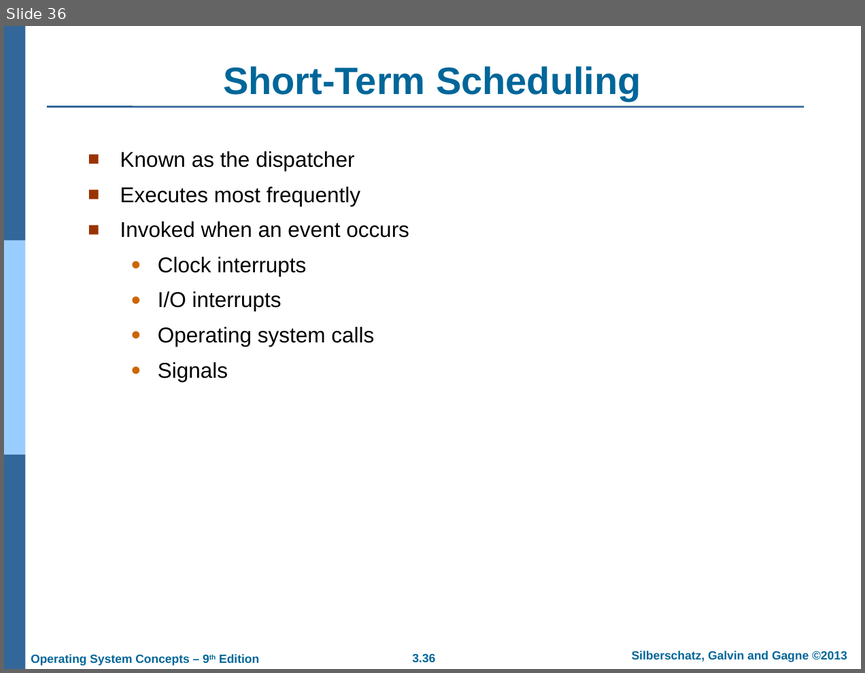
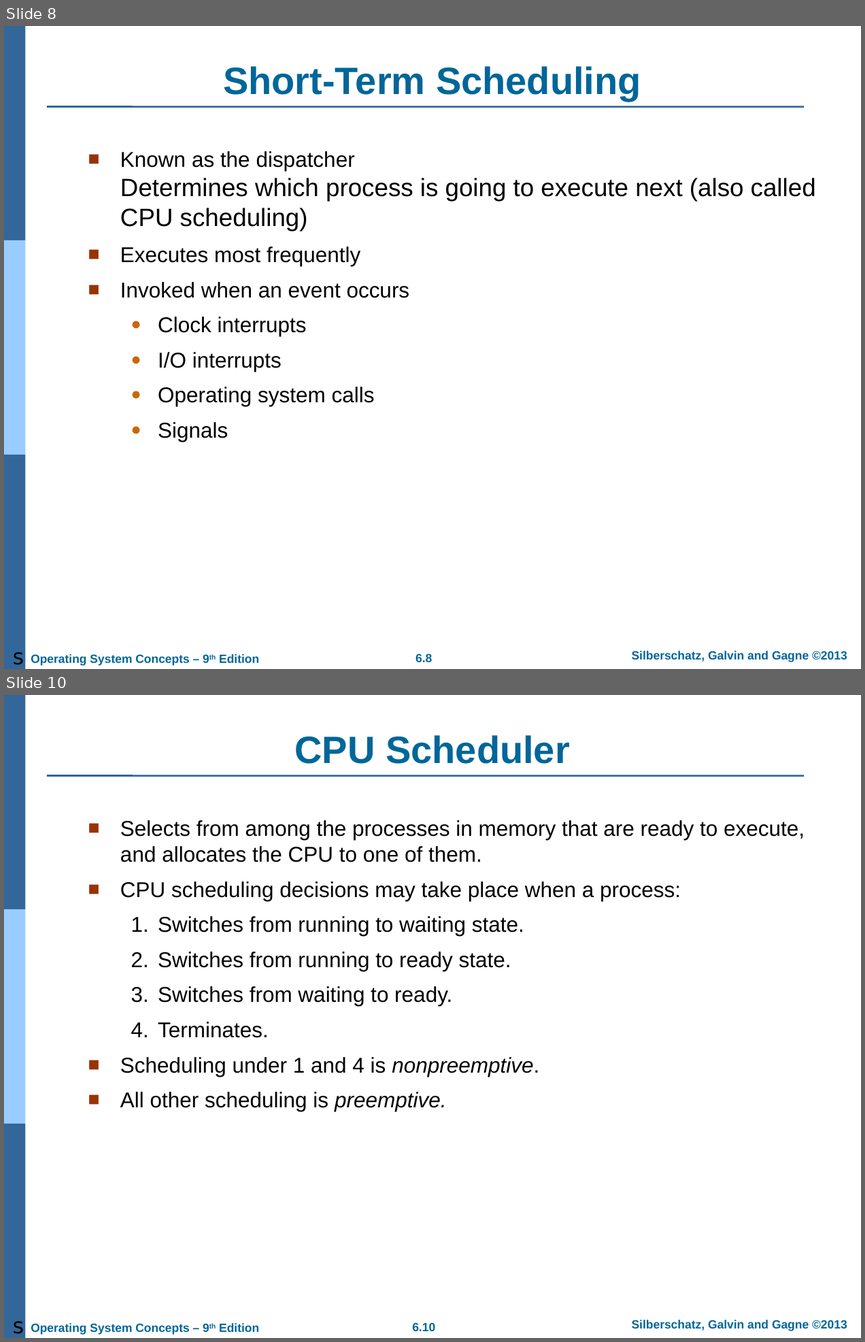
Before and after one commit to qasim2020/givezakat, a slide deck: static/AOS/Chapter 3.ppt. Shown one above the other, each under a label of ours: slide 36 before the commit, slides 8 and 10 after it; the slides between them are not shown. The pictures are 865x673 and 865x1342 pixels, drawn with LibreOffice and Linux fonts; fonts in the diff are those of the drawing; background and template pictures are left out. Boxes give left, top, right and bottom in pixels: in the first picture for what was removed or moved away, otherwise in the second. Text is boxed around its words. In the diff, an @@ line names an element or a change of style, - is before the commit and + after.

```diff
--- a/static/AOS/Chapter 3.ppt
+++ b/static/AOS/Chapter 3.ppt
@@ slide 10 added at box(4, 695, 861, 1338), background #FFFFFF; not listed: 7 template elements that a slide beside it also shows @@
@@ title added at box(294, 735, 570, 764), 32 pt, text #006699, bold @@
+CPU Scheduler
@@ text added at box(120, 820, 804, 1111), 18 pt, text #000000 @@
+■ Selects from among the processes in memory that are ready to execute, and allocates the CPU to one of them.
+■ CPU scheduling decisions may take place when a process:
+  1. Switches from running to waiting state.
+  2. Switches from running to ready state.
+  3. Switches from waiting to ready.
+  4. Terminates.
+■ Scheduling under 1 and 4 is nonpreemptive.
+■ All other scheduling is preemptive.
@@ text added at box(13, 1321, 24, 1334), 18 pt, text #000000 @@
+s
@@ what was slide 36 is now slide 8 @@
@@ slide 8 changed as well @@
@@ text at box(120, 151, 816, 231): text changed; size 18 to 21 pt @@
-■ Known as the dispatcher
+■ Known as the dispatcher
+  Determines which process is going to execute next (also called CPU scheduling)
@@ text added at box(13, 652, 24, 665), 18 pt, text #000000 @@
+s
@@ page number at box(415, 653, 432, 662): text changed @@
-3.36
+6.8
```
Also in this commit, not shown: 1 other slide changed, 40 other slides added, 60 slides removed, 12 other files.
